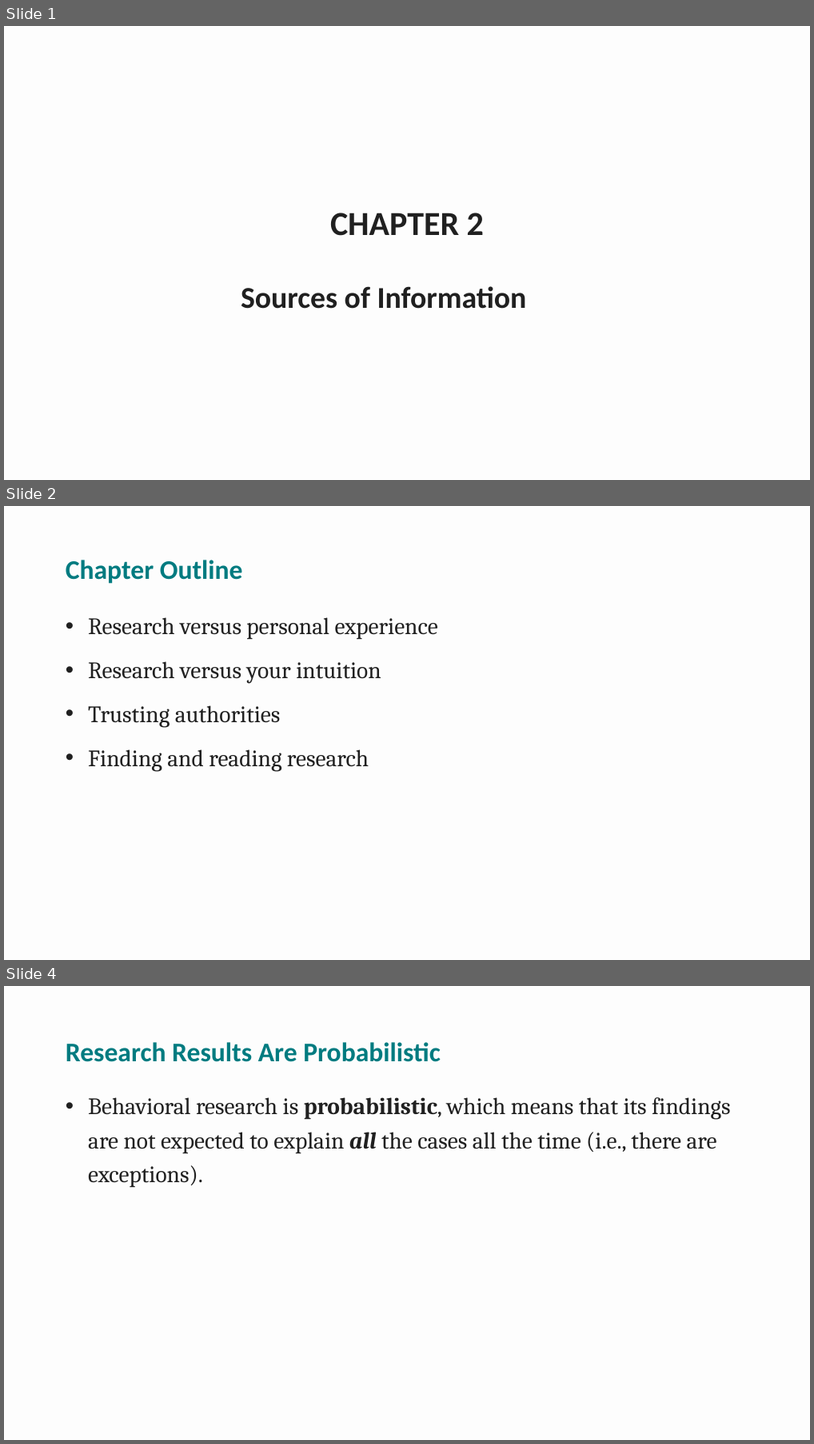
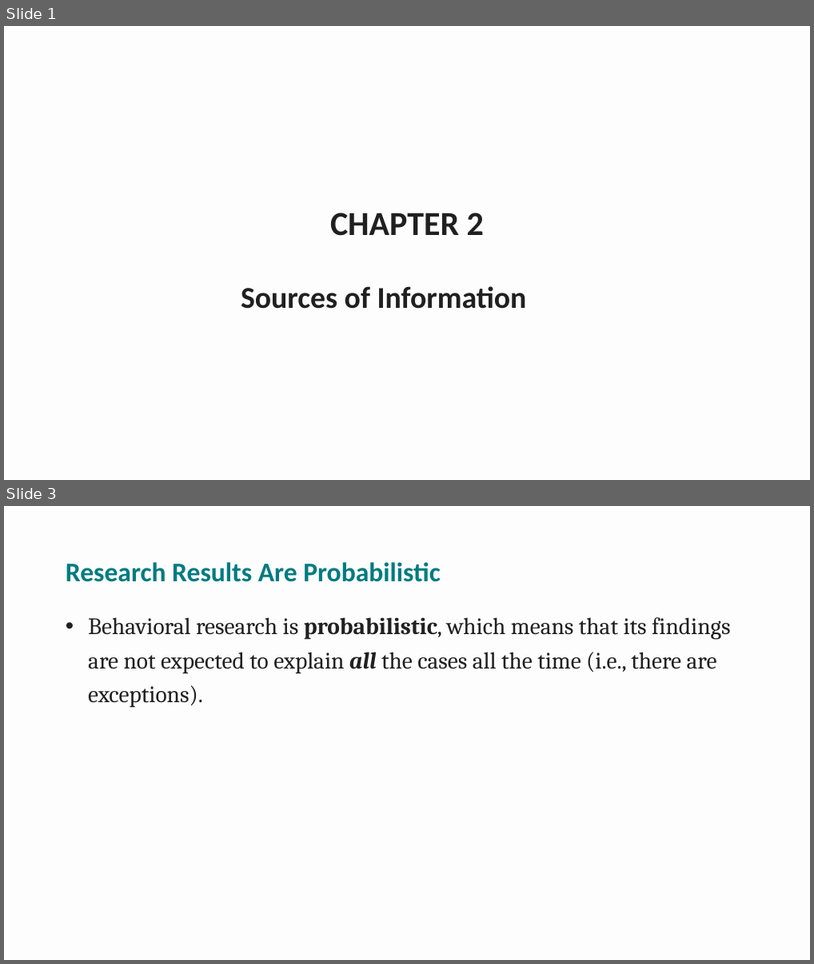
Before and after one commit to npm27/Teaching-Materials, a slide deck: Research Methods/Spring 26/Slides/2 Chapter 2.pptx. Shown one above the other, each under a label of ours: slides 1, 2 and 4 before the commit, slides 1 and 3 after it; the slides between them are not shown. The pictures are 814x1444 and 814x964 pixels, drawn with LibreOffice and Linux fonts; fonts in the diff are those of the drawing. Boxes give left, top, right and bottom in pixels: in the first picture for what was removed or moved away, otherwise in the second. Text is boxed around its words. In the diff, an @@ line names an element or a change of style, - is before the commit and + after.

```diff
--- a/Research Methods/Spring 26/Slides/2 Chapter 2.pptx
+++ b/Research Methods/Spring 26/Slides/2 Chapter 2.pptx
@@ slide 2 removed at (x1=4, y1=506, x2=810, y2=960), background #FDFDFD @@
@@ title removed at (x1=66, y1=560, x2=243, y2=584) @@
-Chapter Outline
@@ text removed at (x1=88, y1=617, x2=438, y2=772) @@
-• Research versus personal experience
-• Research versus your intuition
-• Trusting authorities
-• Finding and reading research
@@ what was slide 4 is now slide 3 @@
```
Also in this commit, not shown: 8 slides changed, 3 other slides removed.
